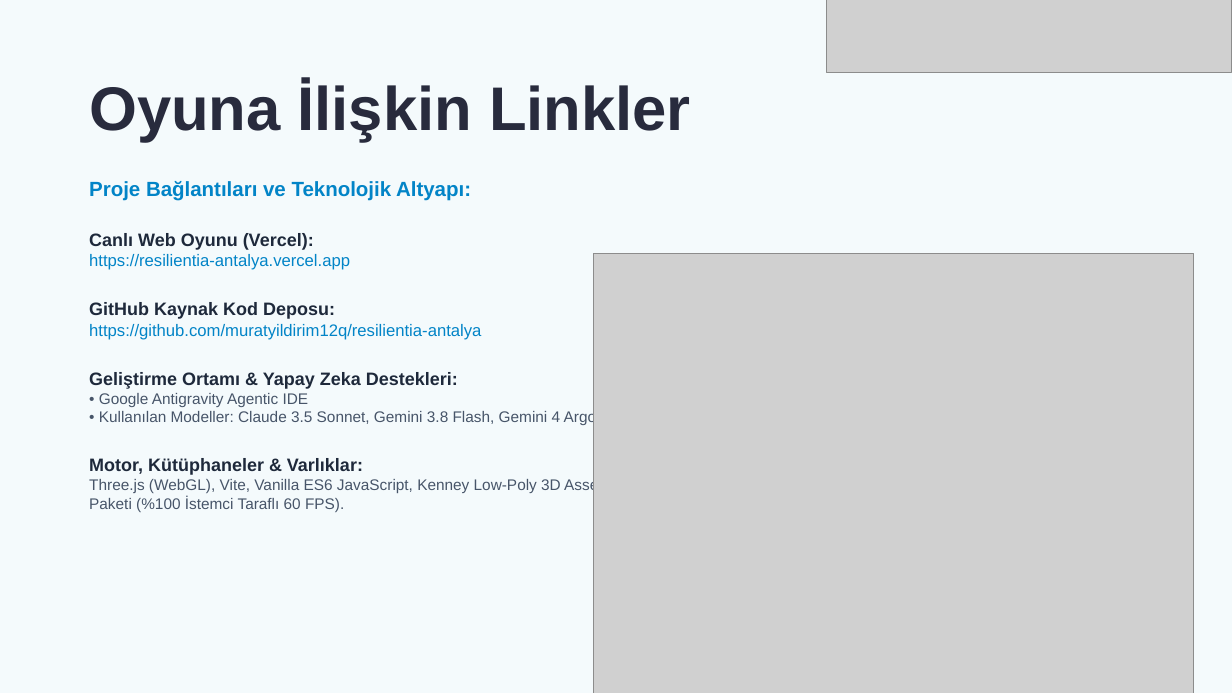
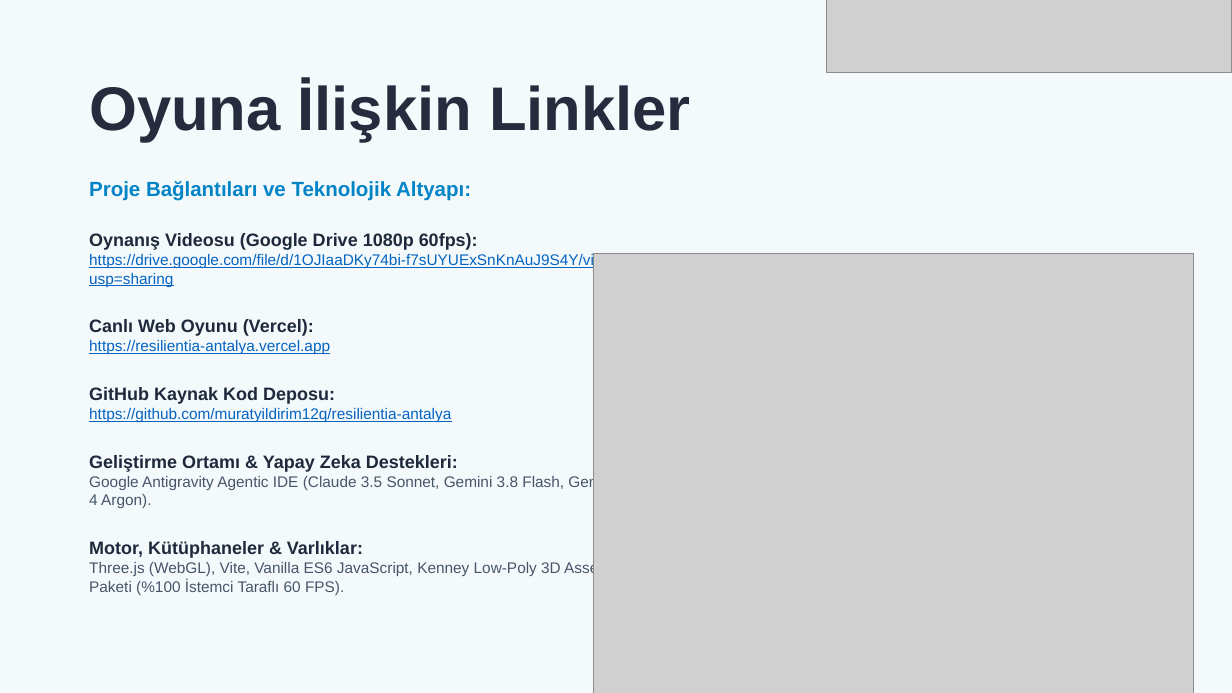
Before and after one commit to muratyildirim12q/resilientia-antalya, a slide deck: slide 9 of RESILIENTIA_ANTALYA_2031_SUNUM.pptx. Drawn at 1232x693 pixels with LibreOffice and Linux fonts; fonts in the diff are those of the drawing; grey boxes stand for pictures. Boxes give left, top, right and bottom in pixels: in the first picture for what was removed or moved away, otherwise in the second. Text is boxed around its words. In the diff, an @@ line names an element or a change of style, - is before the commit and + after.

Commit message:
feat: entegre google drive oynanis videosu ve sunum guncellemesi

```diff
--- a/RESILIENTIA_ANTALYA_2031_SUNUM.pptx
+++ b/RESILIENTIA_ANTALYA_2031_SUNUM.pptx
@@ text at box(89, 233, 622, 287): paragraphs added @@
+Oynanış Videosu (Google Drive 1080p 60fps):
+https://drive.google.com/file/d/1OJIaaDKy74bi-f7sUYUExSnKnAuJ9S4Y/view?usp=sharing
@@ text at box(89, 340, 451, 423): size 13 to 12 pt, text colour #0284C7 to #0563C1, underline on in "https://resilientia-antalya.vercel.app", "https://github.com/muratyildirim12q/resilientia-antalya" @@
@@ text at box(89, 475, 617, 508): text changed @@
-• Google Antigravity Agentic IDE
-• Kullanılan Modeller: Claude 3.5 Sonnet, Gemini 3.8 Flash, Gemini 4 Argon
+Google Antigravity Agentic IDE (Claude 3.5 Sonnet, Gemini 3.8 Flash, Gemini 4 Argon).
```
Also in this commit, not shown: 1 other slide changed, 4 other files.
